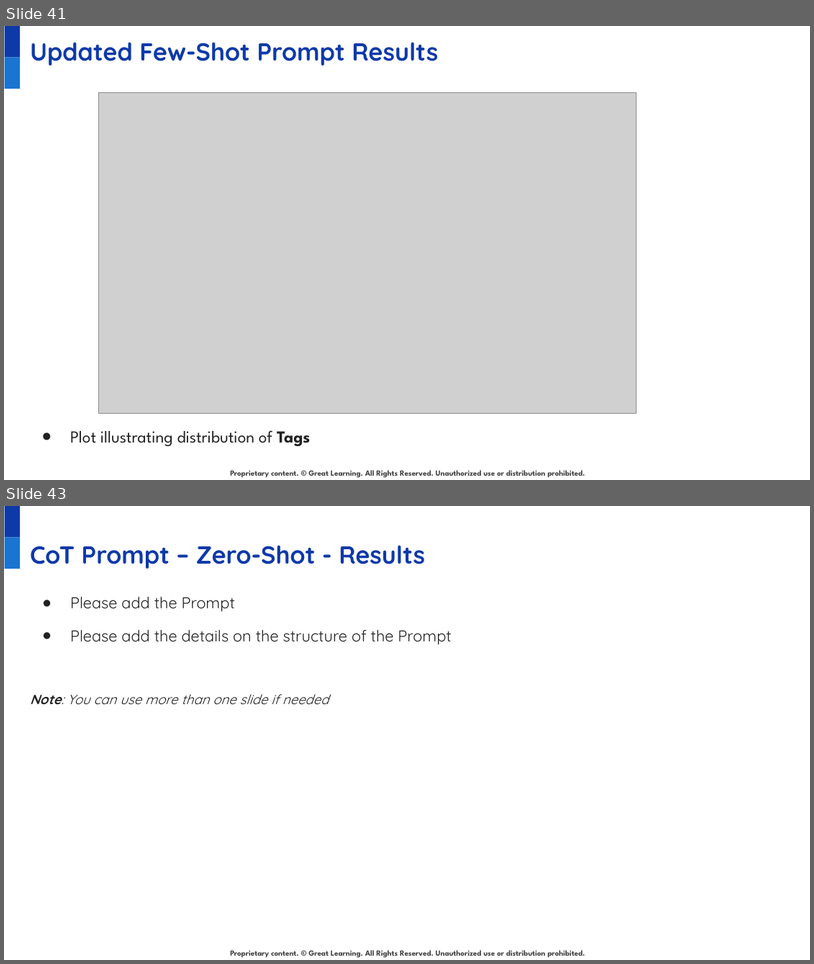
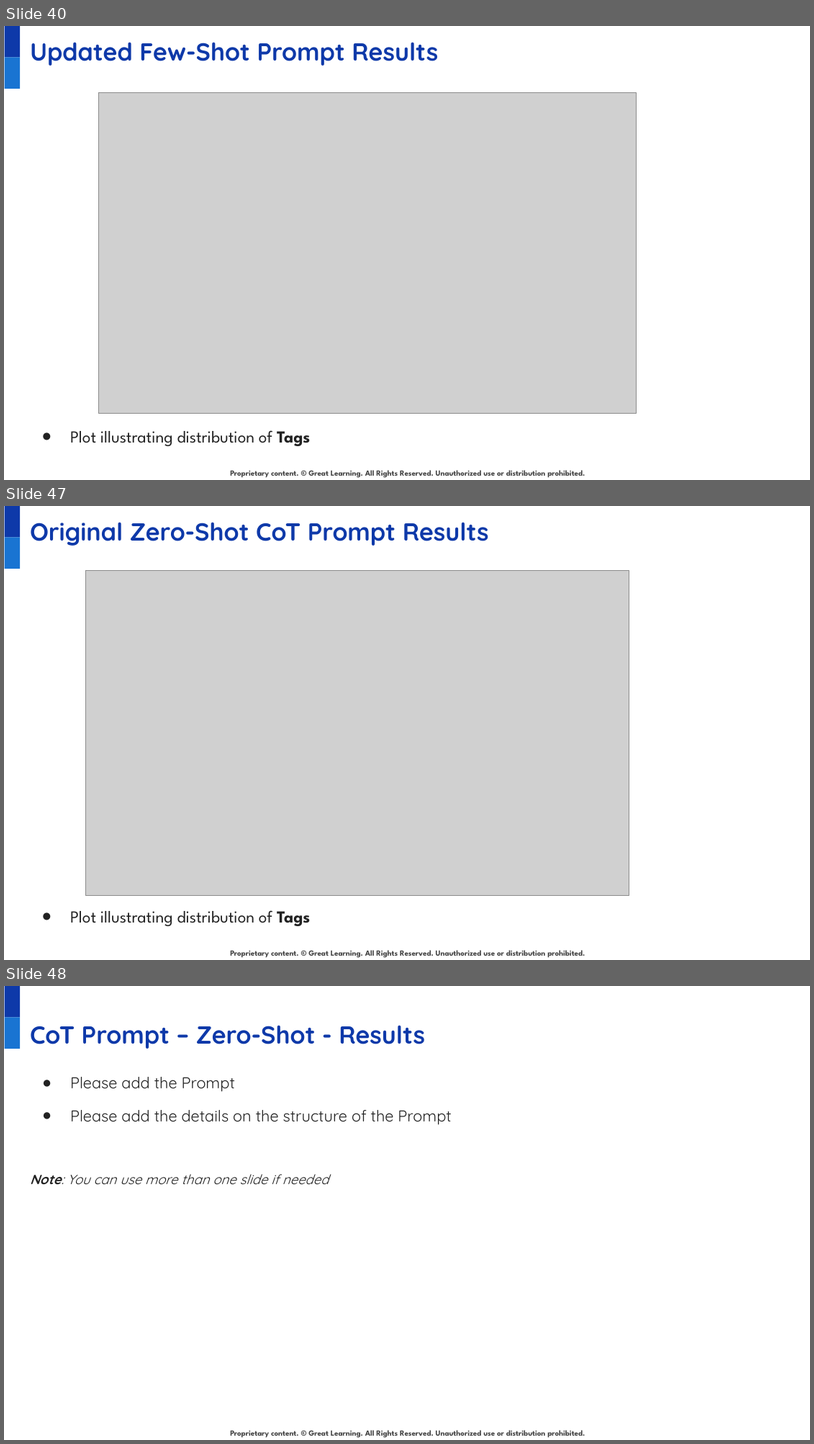
Before and after one commit to juanbucz/GreatLearning-TermProjects, a slide deck: GenAI-Powered Food Delivery Sentiment Analysis/Project Presentation - Business Applications of GenAI - John Buczkowski.pptx. Shown one above the other, each under a label of ours: slides 41 and 43 before the commit, slides 40, 47 and 48 after it; the slides between them are not shown. The pictures are 814x964 and 814x1444 pixels, drawn with LibreOffice and Linux fonts; fonts in the diff are those of the drawing; grey boxes stand for pictures; background and template pictures are left out. Boxes give left, top, right and bottom in pixels: in the first picture for what was removed or moved away, otherwise in the second. Text is boxed around its words. In the diff, an @@ line names an element or a change of style, - is before the commit and + after.

Commit message:
GenAI - Food Delivery Sentiment Analysis - Original Chain Of Thought Prompt

```diff
--- a/GenAI-Powered Food Delivery Sentiment Analysis/Project Presentation - Business Applications of GenAI - John Buczkowski.pptx
+++ b/GenAI-Powered Food Delivery Sentiment Analysis/Project Presentation - Business Applications of GenAI - John Buczkowski.pptx
@@ slide 47 added at [4, 506, 810, 960], background #FFFFFF; not listed: 3 template elements that a slide beside it also shows @@
@@ title added at [30, 522, 489, 546], 22 pt, text #0E39A9, bold @@
+Original Zero-Shot CoT Prompt Results
@@ picture added at [85, 571, 629, 895] @@
@@ text added at [70, 910, 310, 926], 15 pt, text #222222 @@
+● Plot illustrating distribution of Tags
@@ what was slide 41 is now slide 40 @@
@@ what was slide 43 is now slide 48 @@
```
Also in this commit, not shown: 2 slides changed, 5 other slides added, 1 slide removed, 3 other files.
